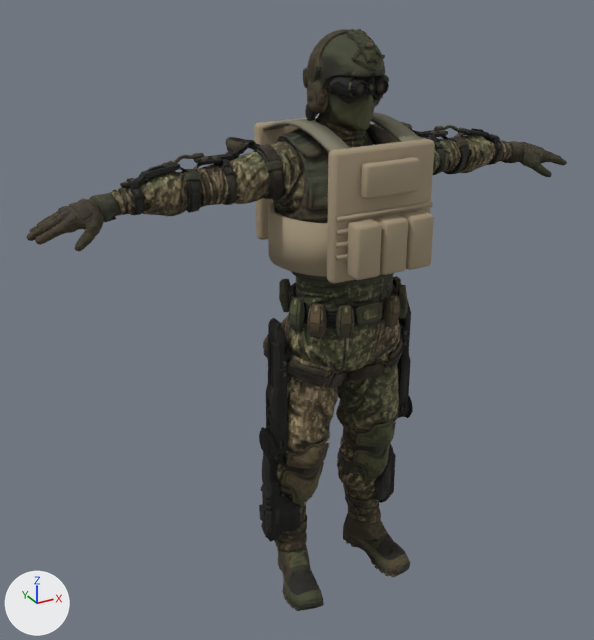
A saved change to the FBX model Assets/Art/Characters/Erlan/Erlan.fbx.
Both versions are drawn from a camera (50 mm lens) standing at (-1.241, -2.001, 1.959) and looking at (-0.109, 0.056, 0.931). Every picture has the same lights, and +X, +Y and +Z are marked at lower left. The older version comes first.

In view in the first picture: 'Erlan_Body', 'PlateCarrier'.
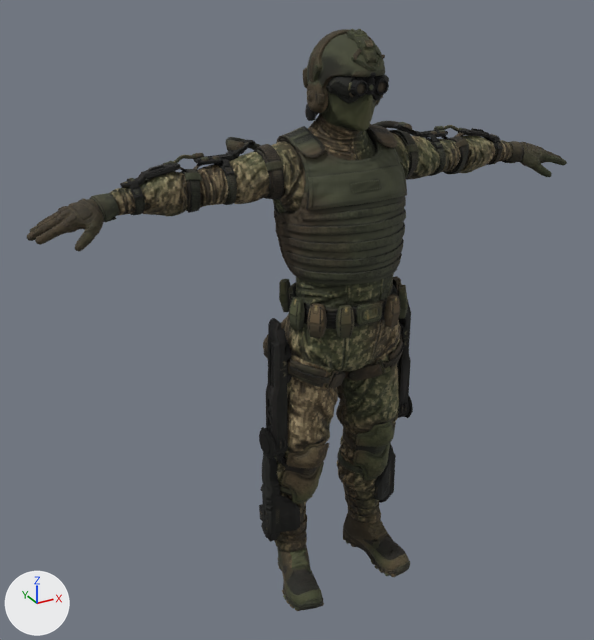
Changed parts and their boxes [x1, y1, x2, y2] in the pictures (594 x 640 px):
'PlateCarrier', deleted
    before: [254, 113, 435, 284]
    faces in mat_pc_coyote (beige #a29379): [254, 117, 435, 284]
    faces in mat_pc_webbing (dark yellow #7c7965): [263, 113, 421, 153]

The change, as a list of edits to the scene's bpy script:
```text
Remove ob_platecarrier:
    ob_platecarrier = bpy.data.objects.new('PlateCarrier', me_platecarrier)
    ob_platecarrier.location = (0.0, 0.0, 0.0)
```
